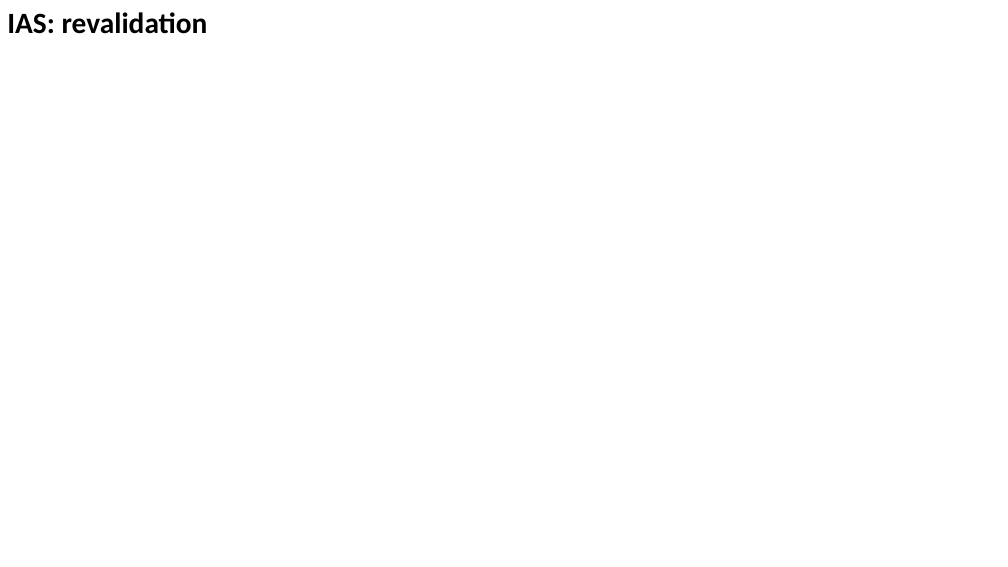
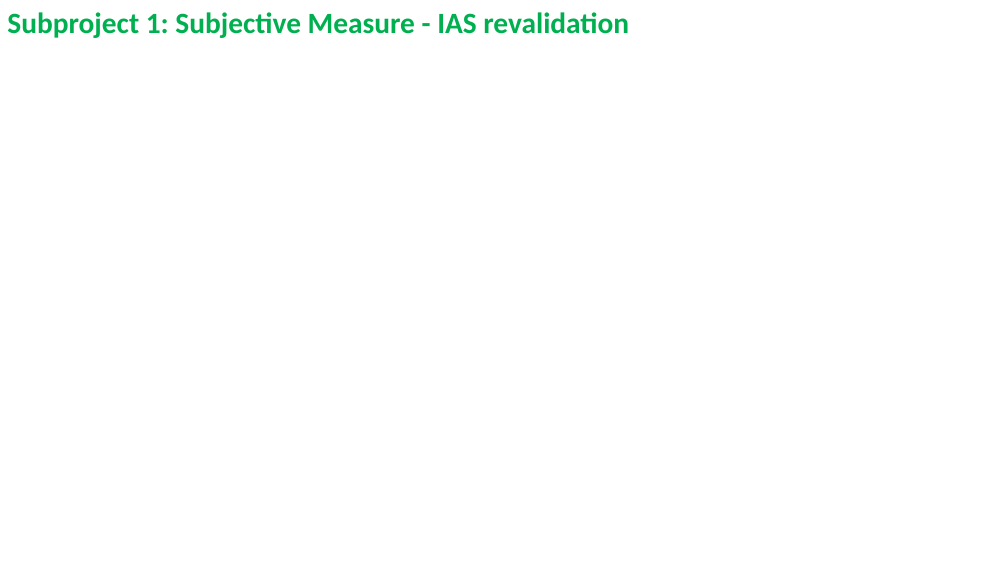
Before and after one commit to RealityBending/InteroceptionPrimals, a slide deck: slide 4 of documents/presentation.pptx. Drawn at 1008x567 pixels with LibreOffice and Linux fonts; fonts in the diff are those of the drawing. Boxes give left, top, right and bottom in pixels: in the first picture for what was removed or moved away, otherwise in the second. Text is boxed around its words. In the diff, an @@ line names an element or a change of style, - is before the commit and + after.

```diff
--- a/documents/presentation.pptx
+++ b/documents/presentation.pptx
@@ text at box(7, 12, 629, 38): text changed; text colour #000000 to #00B050 @@
-IAS: revalidation
+Subproject 1: Subjective Measure - IAS revalidation
```
Also in this commit, not shown: 2 other slides changed, 2 slides added, 8 other files.
